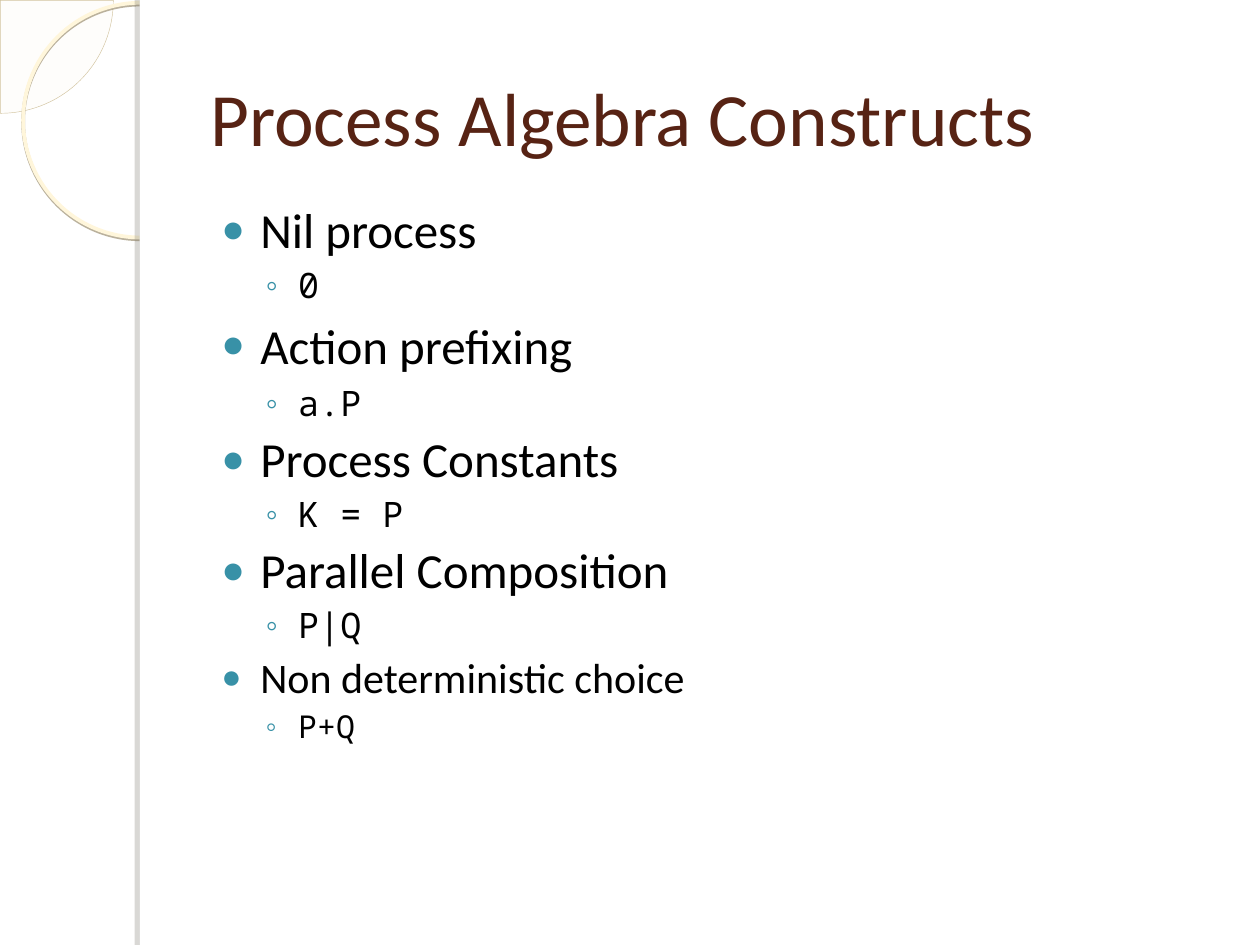
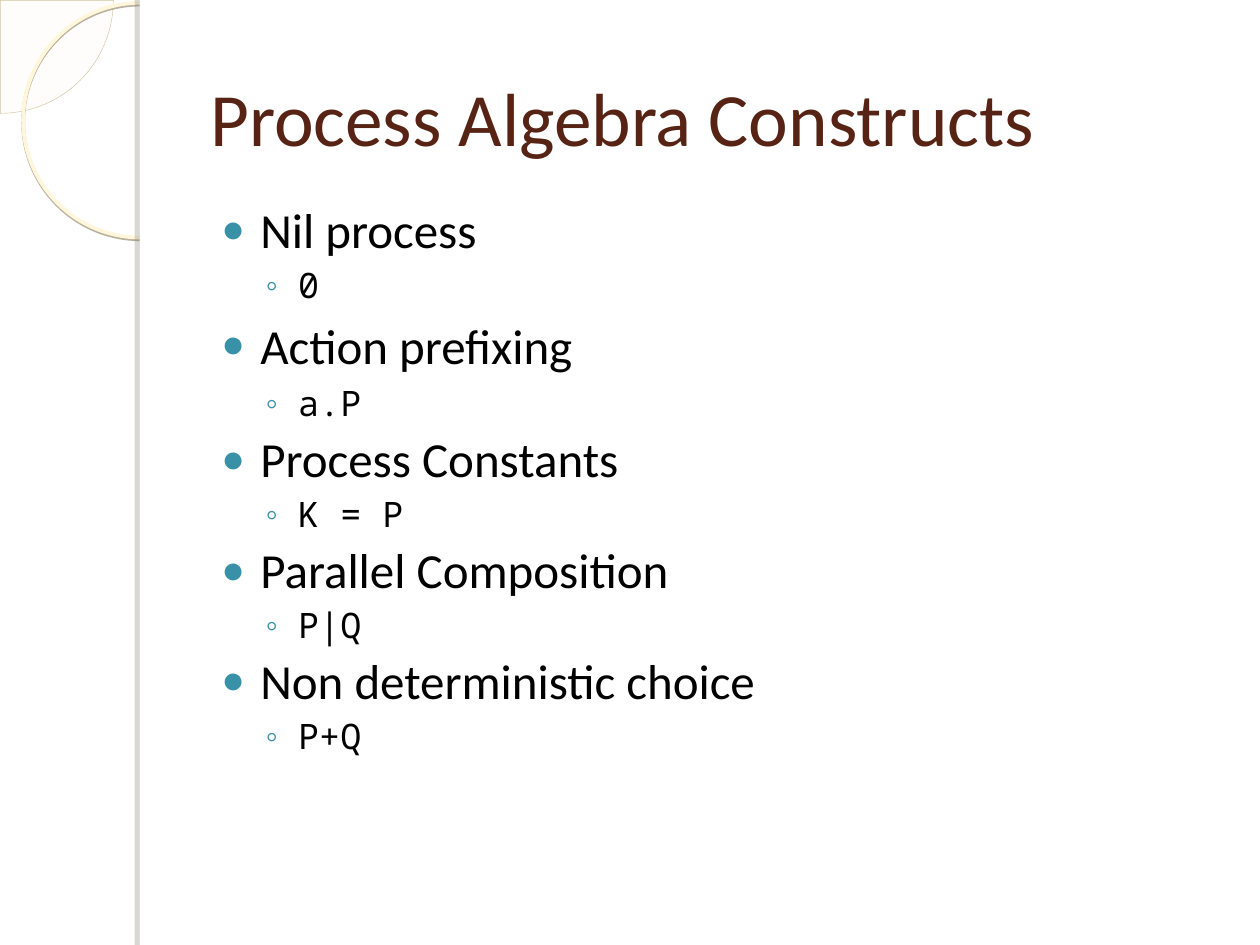
Before and after one commit to einaregilsson/Process-Language-Runtime, a slide deck: slide 4 of presentation.ppt. Drawn at 1260x945 pixels with LibreOffice and Linux fonts; fonts in the diff are those of the drawing; background and template pictures are left out. Boxes give left, top, right and bottom in pixels: in the first picture for what was removed or moved away, otherwise in the second. Text is boxed around its words. In the diff, an @@ line names an element or a change of style, - is before the commit and + after.

```diff
--- a/presentation.ppt
+++ b/presentation.ppt
@@ text at bbox=[260, 665, 754, 756]: size 24 to 28 pt in "Non deterministic choice"; size 18 to 20 pt in "P+Q" @@
```
Also in this commit, not shown: 2 other slides changed.
